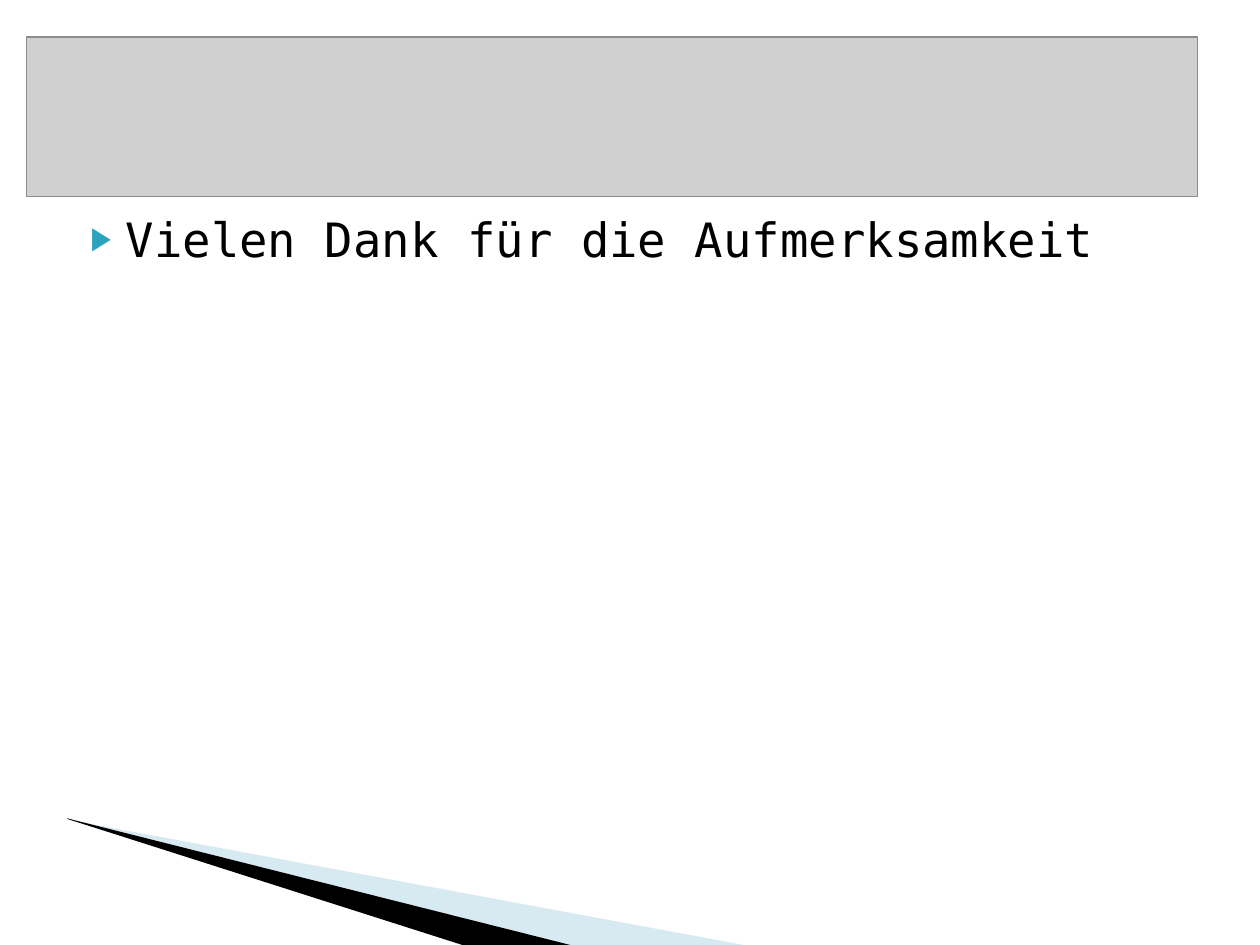
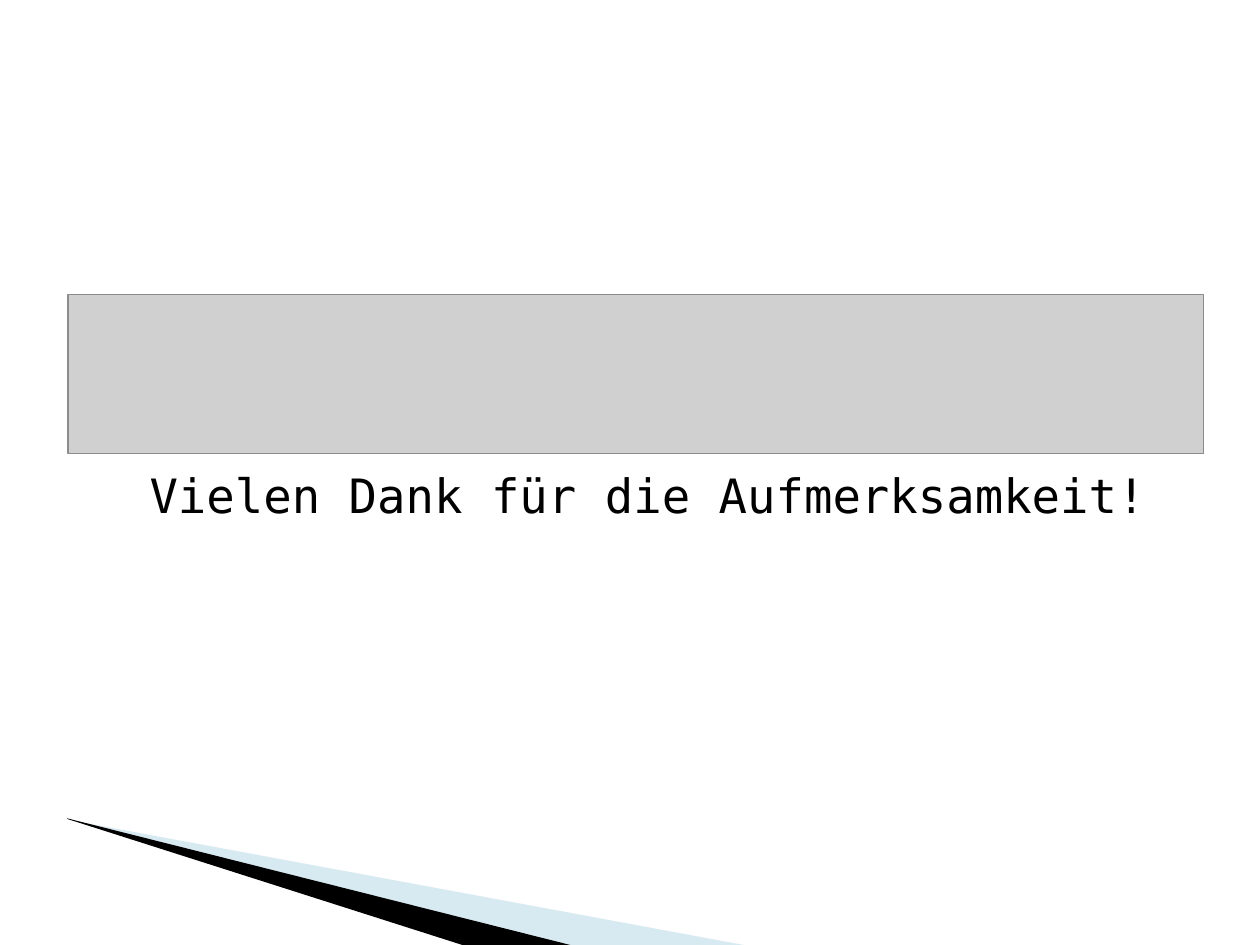
Before and after one commit to BackupTheBerlios/vacecontrolling-svn, a slide deck: slide 25 of docs/Präsentation.ppt. Drawn at 1260x945 pixels with LibreOffice and Linux fonts; fonts in the diff are those of the drawing; grey boxes stand for pictures; background and template pictures are left out. Boxes give left, top, right and bottom in pixels: in the first picture for what was removed or moved away, otherwise in the second. Text is boxed around its words. In the diff, an @@ line names an element or a change of style, - is before the commit and + after.

```diff
--- a/docs/Präsentation.ppt
+++ b/docs/Präsentation.ppt
@@ picture: place and size @@
-picture at (26,37,1197,197)
+picture at (68,295,1203,454)
@@ text at (150,476,1146,514): text changed @@
-▶ Vielen Dank für die Aufmerksamkeit
+Vielen Dank für die Aufmerksamkeit!
```
Also in this commit, not shown: 1 other slide changed.
